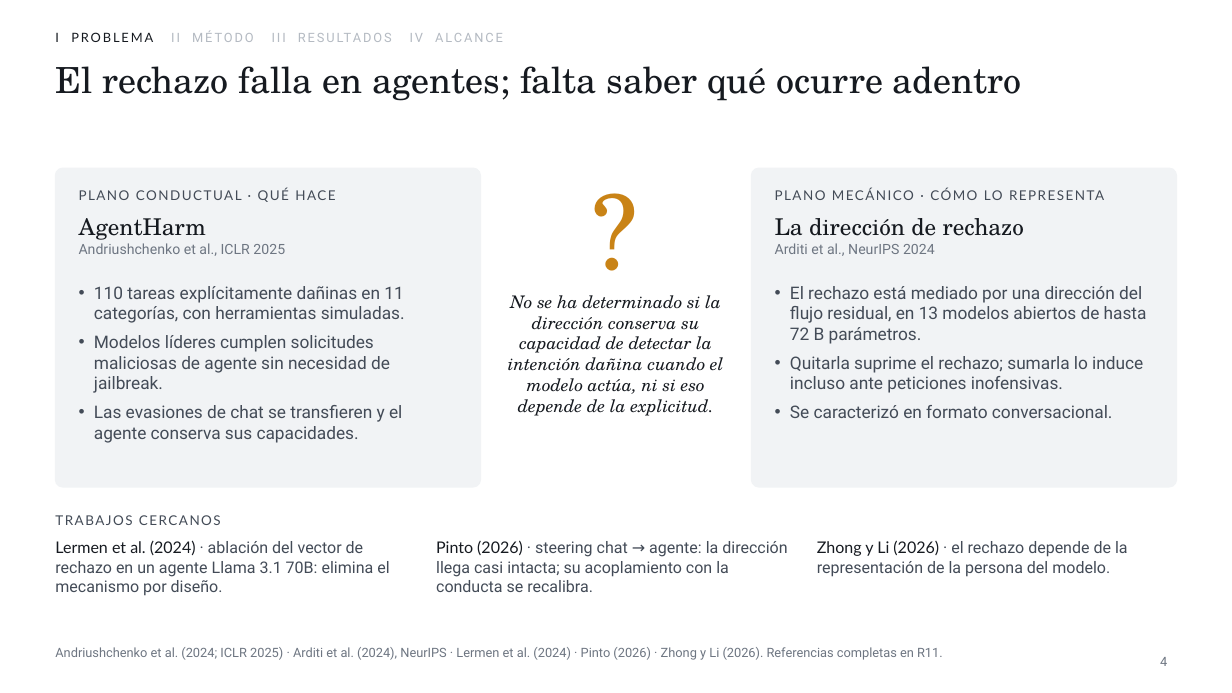
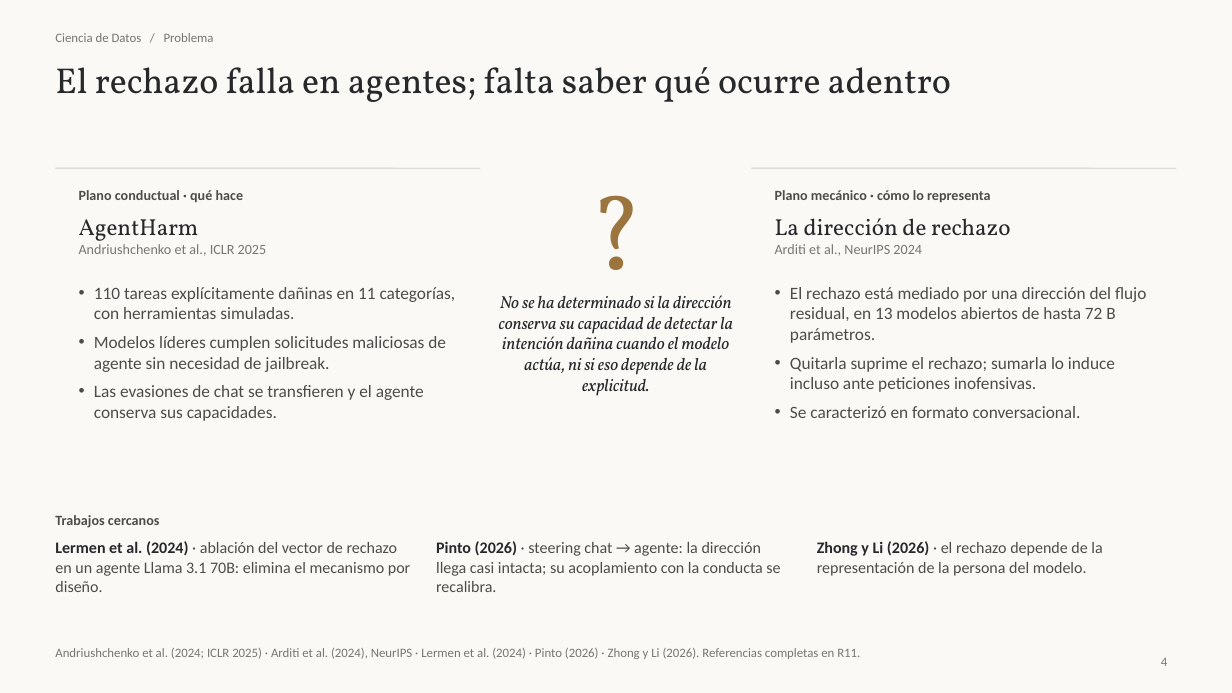
Before and after one commit to JEstebanBav/agentic-safety-probe, a slide deck: slide 4 of docs/sustentacion/Sustentacion_Espitia_Leiva.pptx. Drawn at 1232x693 pixels with LibreOffice and Linux fonts; fonts in the diff are those of the drawing. Boxes give left, top, right and bottom in pixels: in the first picture for what was removed or moved away, otherwise in the second. Text is boxed around its words. In the diff, an @@ line names an element or a change of style, - is before the commit and + after.

```diff
--- a/docs/sustentacion/Sustentacion_Espitia_Leiva.pptx
+++ b/docs/sustentacion/Sustentacion_Espitia_Leiva.pptx
@@ background #FFFFFF to #FAF9F6 @@
@@ title "El rechazo falla en agentes; ..." at box(55, 67, 951, 102): font TeX Gyre Schola to Vollkorn, text colour #161A20 to #26282A @@
@@ text at box(55, 33, 214, 42): text changed; font Roboto to Calibri; text colour #B4BAC2 to #77766F @@
-I PROBLEMA II MÉTODO III RESULTADOS IV ALCANCE
+Ciencia de Datos / Problema
@@ rounded rectangle removed at box(55, 168, 481, 487) @@
@@ line added from (55, 168) to (481, 168), #D1CEC5 0.65 pt @@
@@ text "?" at box(499, 171, 733, 287): font TeX Gyre Schola to Vollkorn, text colour #C98316 to #9B743E @@
@@ rounded rectangle removed at box(751, 168, 1177, 487) @@
@@ line added from (751, 168) to (1177, 168), #D1CEC5 0.65 pt @@
@@ text at box(79, 190, 244, 202): text changed; size 10.5 to 11 pt; font Lato to Calibri; text colour #434B57 to #4C4D4A; bold on @@
-PLANO CONDUCTUAL · QUÉ HACE
+Plano conductual · qué hace
@@ text at box(775, 190, 991, 202): text changed; size 10.5 to 11 pt; font Lato to Calibri; text colour #434B57 to #4C4D4A; bold on @@
-PLANO MECÁNICO · CÓMO LO REPRESENTA
+Plano mecánico · cómo lo representa
@@ text "AgentHarm" at box(79, 219, 267, 256): font TeX Gyre Schola to Vollkorn, text colour #161A20 to #26282A in "AgentHarm"; font Roboto to Calibri, text colour #6E7682 to #77766F in "Andriushchenko et al., ICLR 2025" @@
@@ text "La dirección de rechazo" at box(775, 218, 1010, 255): font TeX Gyre Schola to Vollkorn, text colour #161A20 to #26282A in "La dirección de rechazo"; font Roboto to Calibri, text colour #6E7682 to #77766F in "Arditi et al., NeurIPS 2024" @@
@@ text "110 tareas explícitamente dañinas en ..." at box(94, 287, 456, 421): font Roboto to Calibri, text colour #434B57 to #4C4D4A @@
@@ text "No se ha determinado si ..." at box(499, 295, 733, 396): font TeX Gyre Schola to Vollkorn, text colour #161A20 to #26282A @@
@@ text "El rechazo está mediado por ..." at box(790, 287, 1146, 418): font Roboto to Calibri, text colour #434B57 to #4C4D4A @@
@@ text at box(55, 515, 160, 528): text changed; size 10.5 to 11 pt; font Lato to Calibri; text colour #434B57 to #4C4D4A; bold on @@
-TRABAJOS CERCANOS
+Trabajos cercanos
@@ text "Lermen et al. (2024) · ..." at box(55, 541, 410, 592): font Lato to Calibri, text colour #161A20 to #26282A, bold on in "Lermen et al. (2024)"; font Roboto to Calibri, text colour #434B57 to #4C4D4A in "· ablación del vector de rechazo en ..." @@
@@ text "Pinto (2026) · steering chat ..." at box(436, 541, 780, 592): font Lato to Calibri, text colour #161A20 to #26282A, bold on in "Pinto (2026)"; font Roboto to Calibri, text colour #434B57 to #4C4D4A in "· steering chat → agente: la dirección ..." @@
@@ text "Zhong y Li (2026) · ..." at box(817, 541, 1102, 576): font Lato to Calibri, text colour #161A20 to #26282A, bold on in "Zhong y Li (2026)"; font Roboto to Calibri, text colour #434B57 to #4C4D4A in "· el rechazo depende de la representación ..." @@
@@ text "Andriushchenko et al. (2024; ICLR ..." at box(55, 648, 860, 659): font Roboto to Calibri, text colour #6E7682 to #77766F @@
@@ page number at box(1161, 658, 1167, 666): font Roboto to Calibri, text colour #6E7682 to #77766F @@
```
Also in this commit, not shown: 31 other slides changed, 4 slides added, 3 slides removed, 21 other files.
